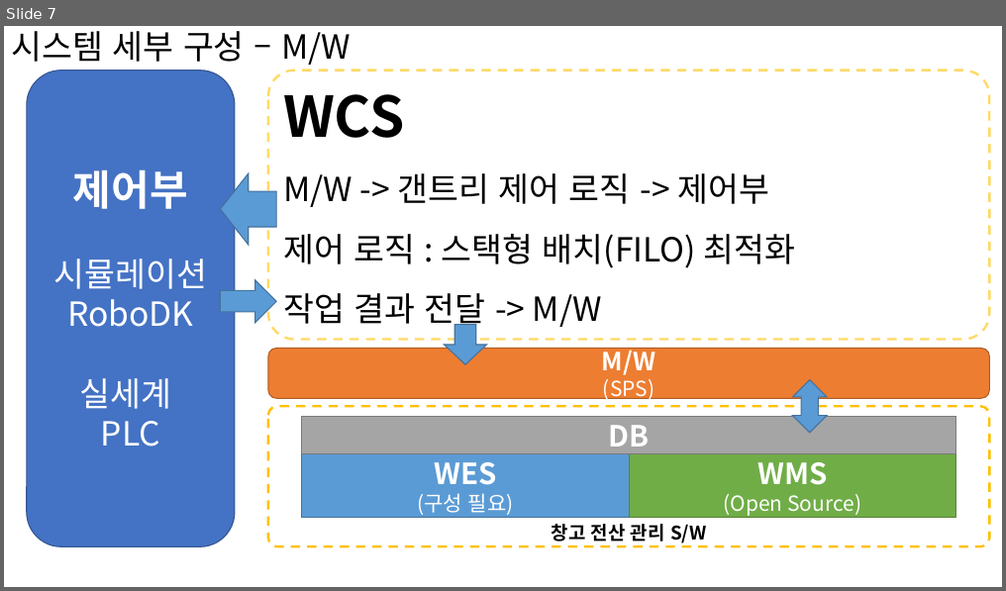
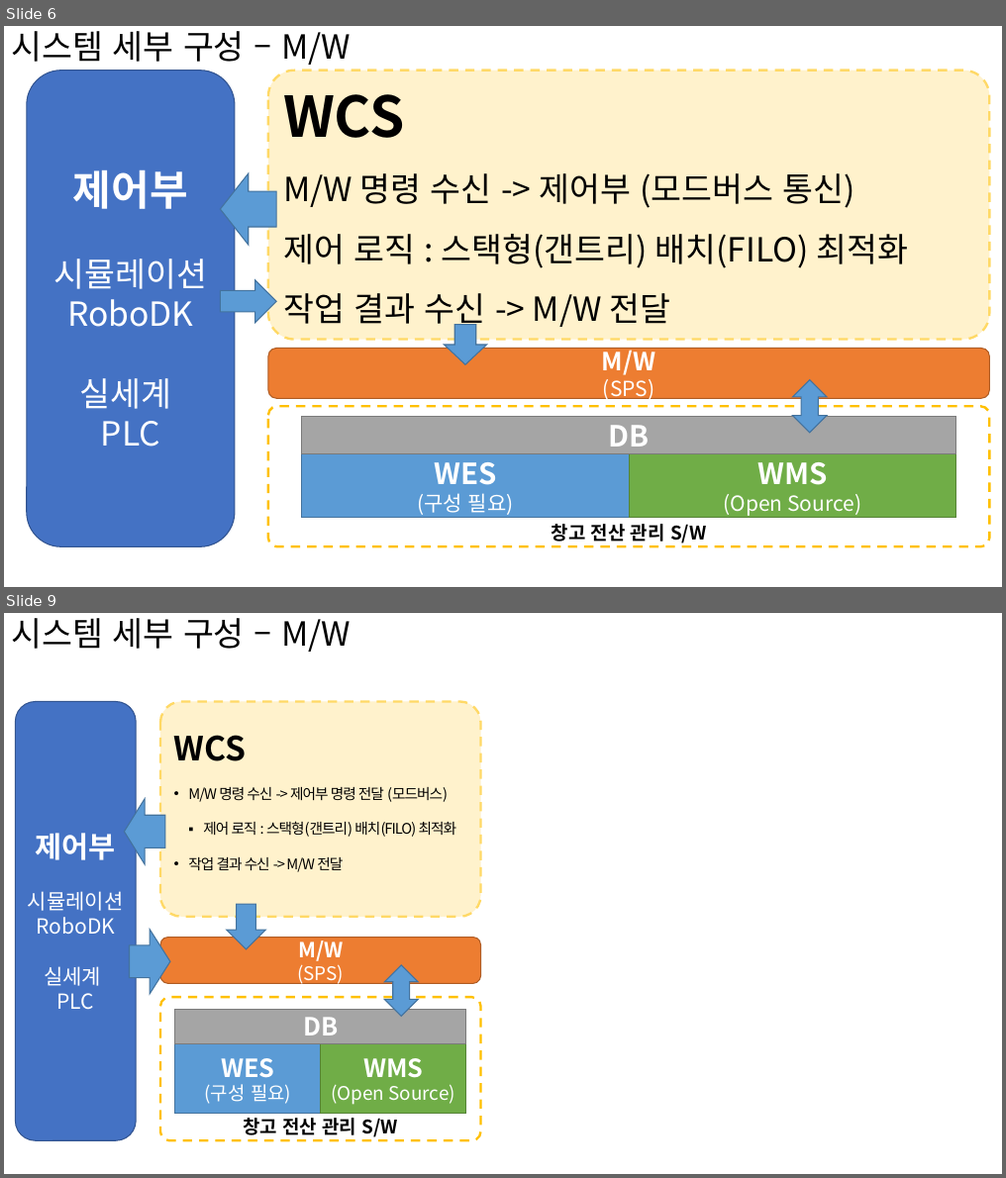
Before and after one commit to SpRobotTeam/DT_Gantry_Robot_WareHouse, a slide deck: doc/시스템 개념.pptx. Shown one above the other, each under a label of ours: slide 7 before the commit, slides 6 and 9 after it; the slides between them are not shown. The pictures are 1006x591 and 1006x1178 pixels, drawn with LibreOffice and Linux fonts; fonts in the diff are those of the drawing. Boxes give left, top, right and bottom in pixels: in the first picture for what was removed or moved away, otherwise in the second. Text is boxed around its words. In the diff, an @@ line names an element or a change of style, - is before the commit and + after.

```diff
--- a/doc/시스템 개념.pptx
+++ b/doc/시스템 개념.pptx
@@ slide 9 added at (4, 613, 1002, 1174), background #FFFFFF @@
@@ title added at (12, 618, 350, 652), 32 pt, text #000000 @@
+시스템 세부 구성 – M/W
@@ group added at (15, 701, 481, 1141): 7 rounded rectangles, 2 right arrows, 1 up down arrow, 1 left arrow @@
+WCS
+• M/W 명령 수신 -> 제어부 명령 전달 (모드버스)
+  ▪ 제어 로직 : 스택형(갠트리) 배치(FILO) 최적화
+• 작업 결과 수신 -> M/W 전달
+M/W
+(SPS)
+창고 전산 관리 S/W
+WES
+(구성 필요)
+WMS
+(Open Source)
+DB
+제어부
+시뮬레이션 RoboDK
+실세계
+PLC
@@ what was slide 7 is now slide 6 @@
@@ slide 6 changed as well @@
@@ rounded rectangle "WCS" at (268, 71, 990, 340): fill none to #FFF2CC @@
@@ text in rounded rectangle at (283, 174, 908, 331): text changed @@
-M/W -> 갠트리 제어 로직 -> 제어부
-제어 로직 : 스택형 배치(FILO) 최적화
-작업 결과 전달 -> M/W
+M/W 명령 수신 -> 제어부 (모드버스 통신)
+제어 로직 : 스택형(갠트리) 배치(FILO) 최적화
+작업 결과 수신 -> M/W 전달
```
Also in this commit, not shown: 4 other slides changed, 3 other slides added, 1 slide removed, 6 other files.
